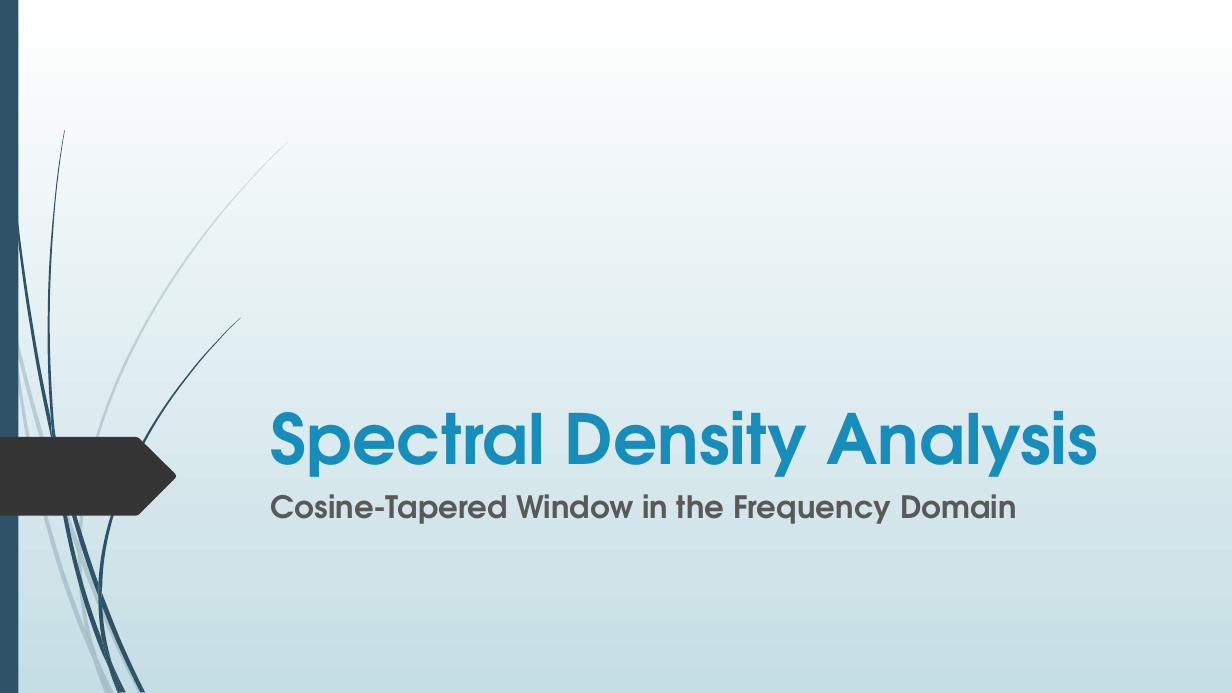
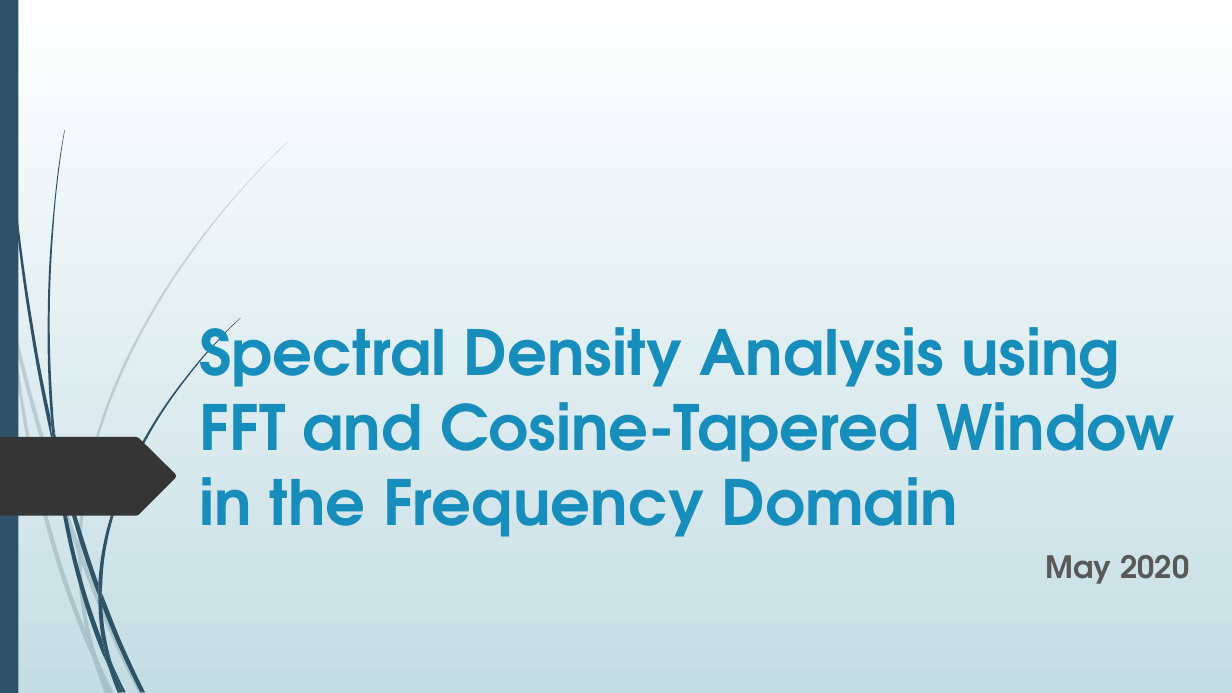
Before and after one commit to alicortes/Spectral_Analysis, a slide deck: slide 1 of Spectral Density Analysis.pptx. Drawn at 1232x693 pixels with LibreOffice and Linux fonts; fonts in the diff are those of the drawing. Boxes give left, top, right and bottom in pixels: in the first picture for what was removed or moved away, otherwise in the second. Text is boxed around its words. In the diff, an @@ line names an element or a change of style, - is before the commit and + after.

```diff
--- a/Spectral Density Analysis.pptx
+++ b/Spectral Density Analysis.pptx
@@ title at [199, 318, 1175, 537]: text changed; size 54 to 48.6 pt @@
-Spectral Density Analysis
+Spectral Density Analysis using FFT and Cosine-Tapered Window in the Frequency Domain
@@ subtitle at [1046, 555, 1189, 584]: text changed @@
-Cosine-Tapered Window in the Frequency Domain
+May 2020
```
Also in this commit, not shown: 2 other slides changed.
